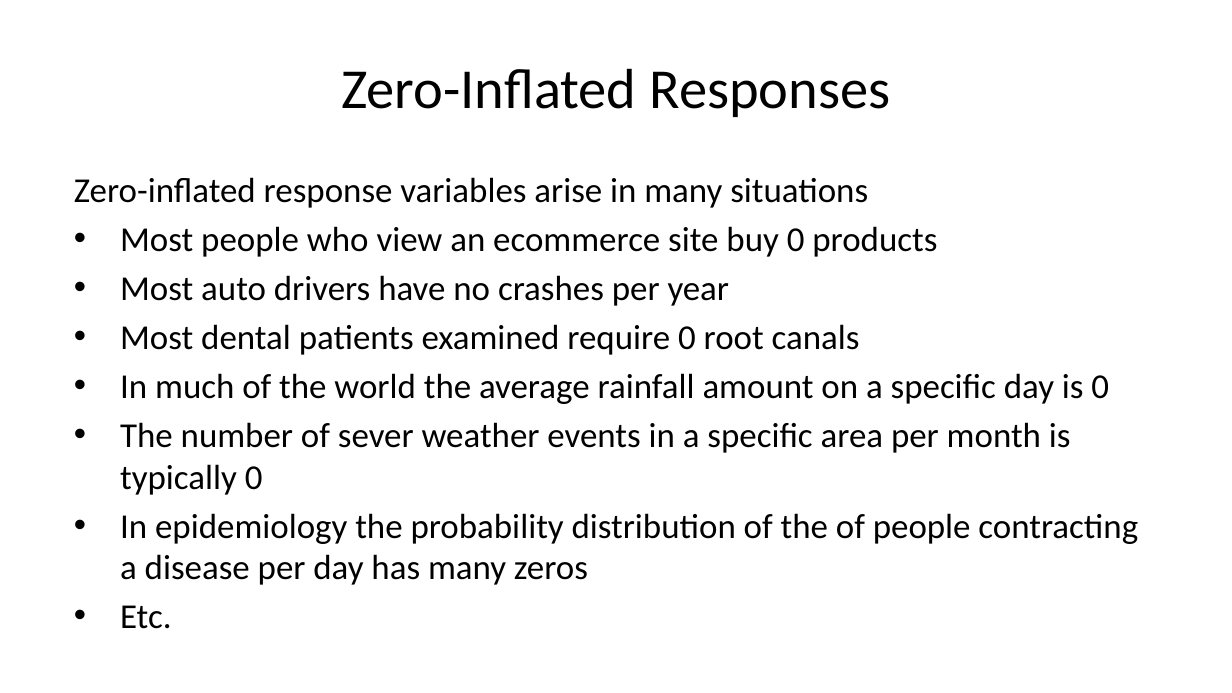
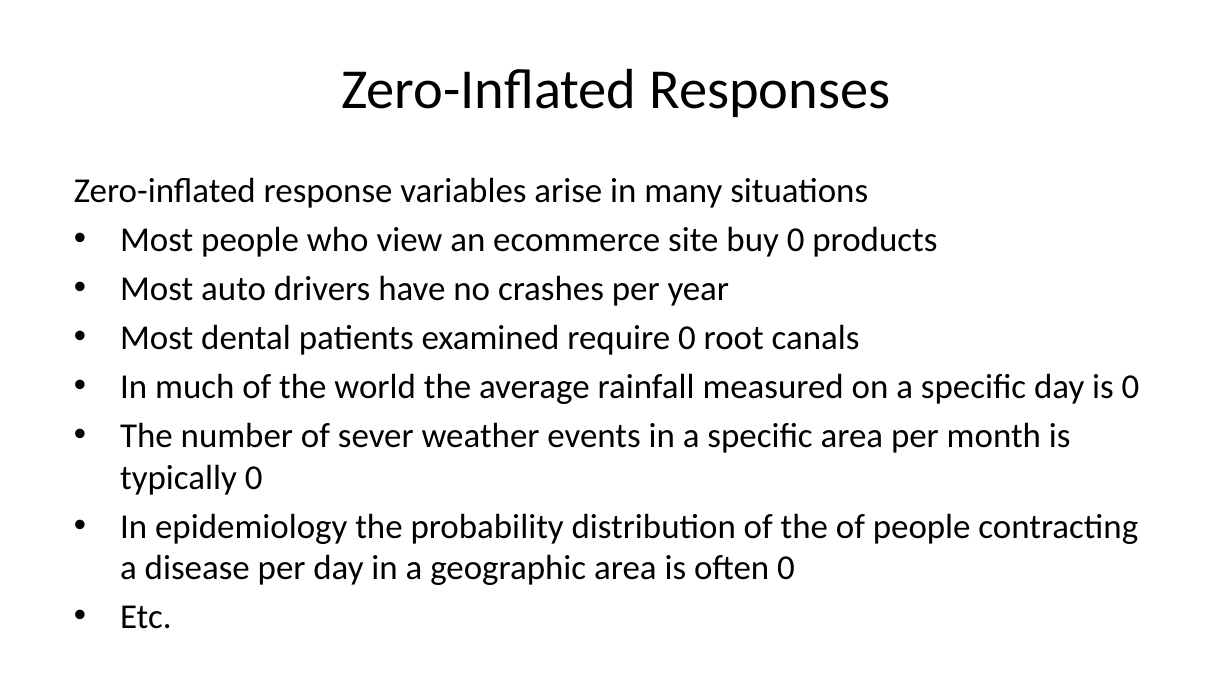
Before and after one commit to StephenElston/CSCI-E-83, a slide deck: slide 5 of LectureSlides/11_ModelsForMessyData.pptx. Drawn at 1232x693 pixels with LibreOffice and Linux fonts; fonts in the diff are those of the drawing. Boxes give left, top, right and bottom in pixels: in the first picture for what was removed or moved away, otherwise in the second. Text is boxed around its words. In the diff, an @@ line names an element or a change of style, - is before the commit and + after.

```diff
--- a/LectureSlides/11_ModelsForMessyData.pptx
+++ b/LectureSlides/11_ModelsForMessyData.pptx
@@ text at [120,373,1140,404]: text changed @@
-• In much of the world the average rainfall amount on a specific day is 0
+• In much of the world the average rainfall measured on a specific day is 0
@@ text at [120,513,1138,585]: text changed @@
-• In epidemiology the probability distribution of the of people contracting a disease per day has many zeros
+• In epidemiology the probability distribution of the of people contracting a disease per day in a geographic area is often 0
```
Also in this commit, not shown: 5 other slides changed, 4 slides added.
